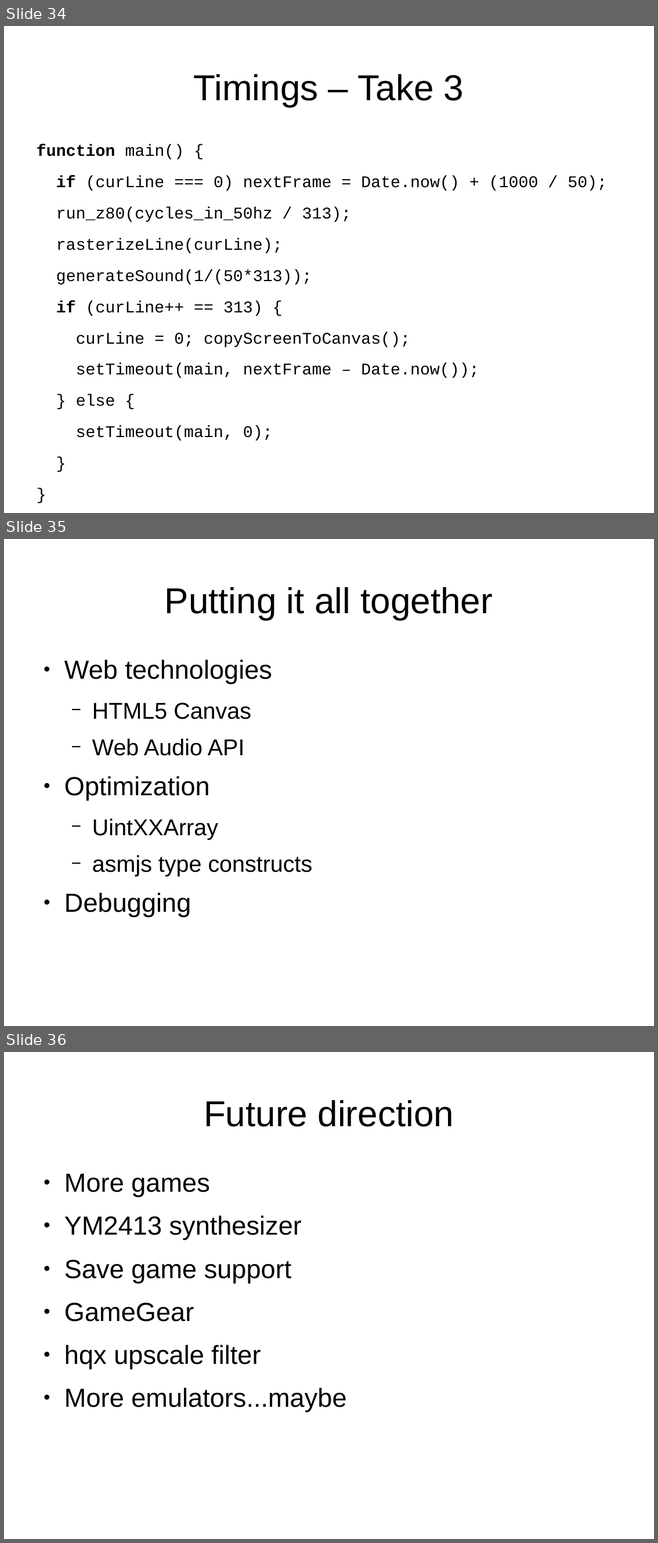
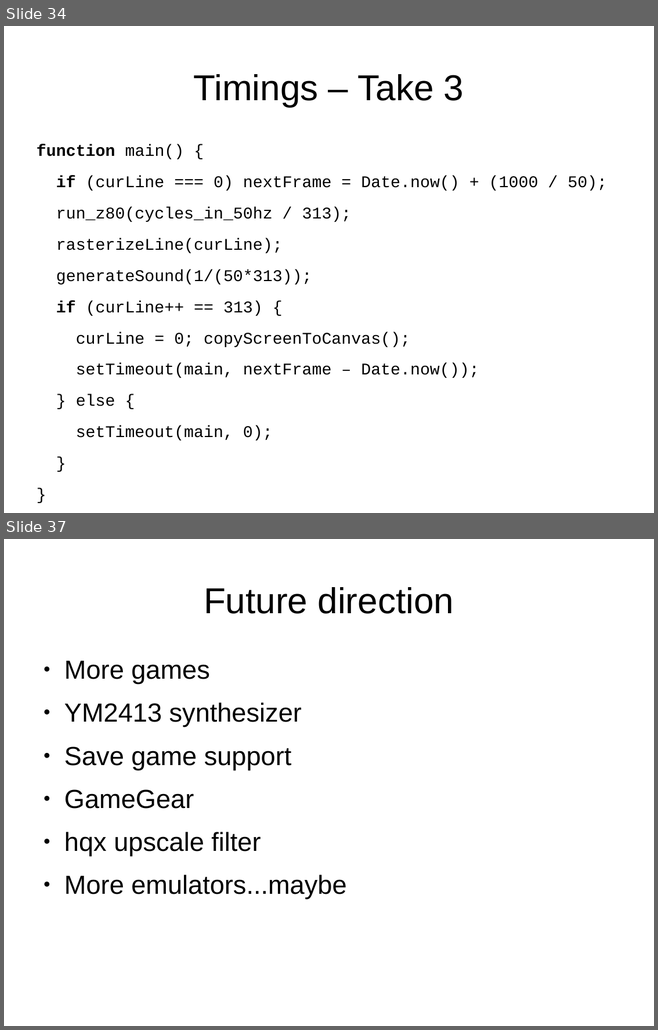
Before and after one commit to mattgodbolt/miracle-sms-emulator, a slide deck: emulating.odp. Shown one above the other, each under a label of ours: slides 34, 35 and 36 before the commit, slides 34 and 37 after it; the slides between them are not shown. The pictures are 658x1543 and 658x1030 pixels, drawn with LibreOffice and Linux fonts; fonts in the diff are those of the drawing; background and template pictures are left out. Boxes give left, top, right and bottom in pixels: in the first picture for what was removed or moved away, otherwise in the second. Text is boxed around its words. In the diff, an @@ line names an element or a change of style, - is before the commit and + after.

```diff
--- a/emulating.odp
+++ b/emulating.odp
@@ slide 35 removed at [4, 539, 654, 1026], background #FFFFFF @@
@@ title removed at [165, 587, 492, 620] @@
-Putting it all together
@@ text removed at [64, 660, 313, 917] @@
-● Web technologies
-  − HTML5 Canvas
-  − Web Audio API
-● Optimization
-  − UintXXArray
-  − asmjs type constructs
-● Debugging
@@ what was slide 36 is now slide 37 @@
```
Also in this commit, not shown: 3 slides changed, 2 slides added.
